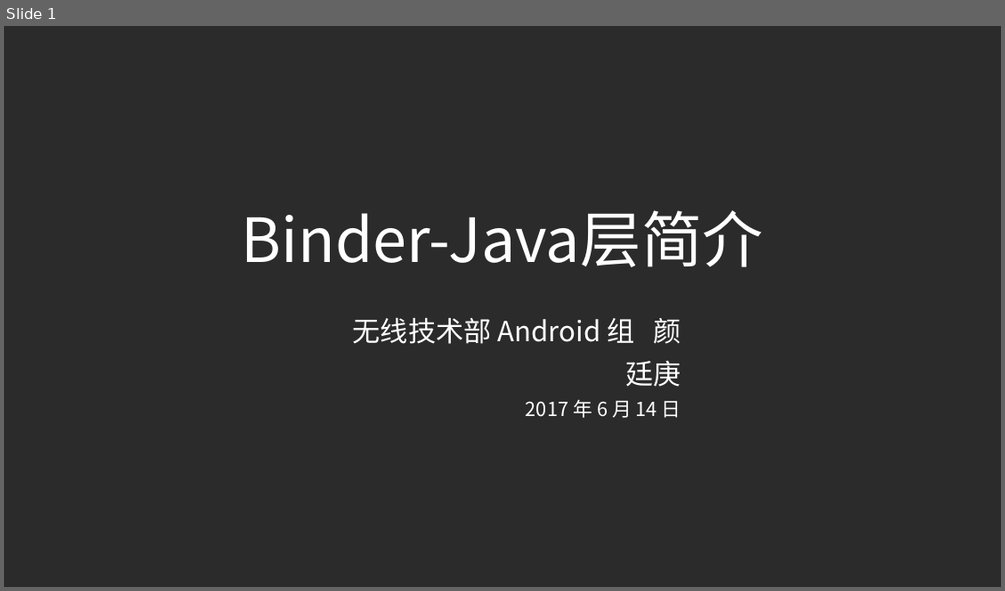
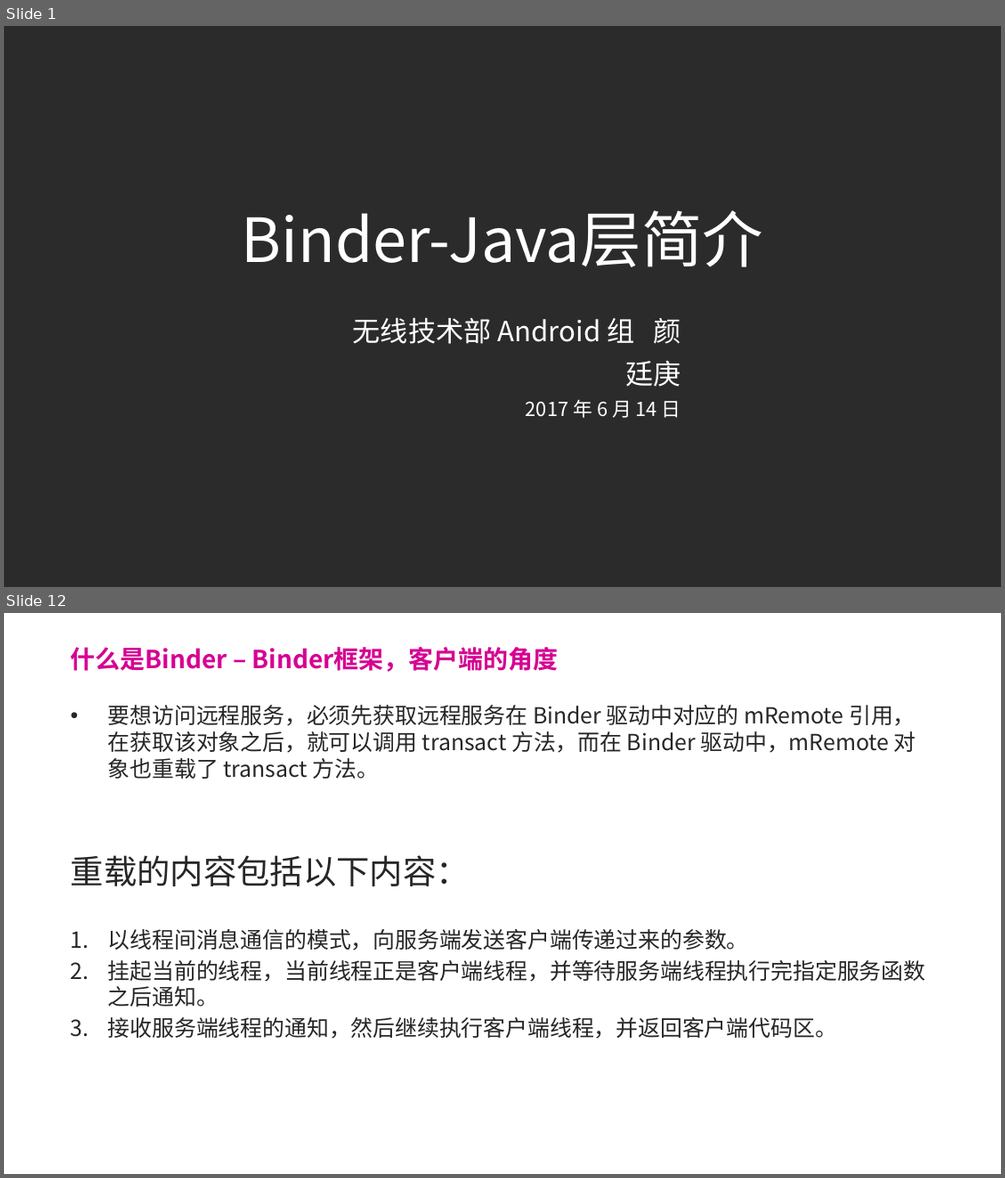
Before and after one commit to forsail/Study, a slide deck: notes/binder/binder简介.pptx. Shown one above the other, each under a label of ours: slide 1 before the commit, slides 1 and 12 after it; the slides between them are not shown. The pictures are 1005x591 and 1005x1178 pixels, drawn with LibreOffice and Linux fonts; fonts in the diff are those of the drawing; background and template pictures are left out; a plain dark background stands for a picture behind light text. Boxes give left, top, right and bottom in pixels: in the first picture for what was removed or moved away, otherwise in the second. Text is boxed around its words. In the diff, an @@ line names an element or a change of style, - is before the commit and + after.

Commit message:
[binder] 完成why和what部分

```diff
--- a/notes/binder/binder简介.pptx
+++ b/notes/binder/binder简介.pptx
@@ slide 12 added at (x1=4, y1=613, x2=1001, y2=1174), background picture (left out) @@
@@ title added at (x1=71, y1=647, x2=558, y2=672), 18 pt, text #D60093, bold @@
+什么是Binder – Binder框架，客户端的角度
@@ text added at (x1=71, y1=705, x2=926, y2=1038), 16 pt, text #262626 @@
+• 要想访问远程服务，必须先获取远程服务在 Binder 驱动中对应的 mRemote 引用，在获取该对象之后，就可以调用 transact 方法，而在 Binder 驱动中，mRemote 对象也重载了 transact 方法。
+重载的内容包括以下内容：
+1. 以线程间消息通信的模式，向服务端发送客户端传递过来的参数。
+2. 挂起当前的线程，当前线程正是客户端线程，并等待服务端线程执行完指定服务函数之后通知。
+3. 接收服务端线程的通知，然后继续执行客户端线程，并返回客户端代码区。
```
Also in this commit, not shown: 5 slides changed, 8 other slides added.
